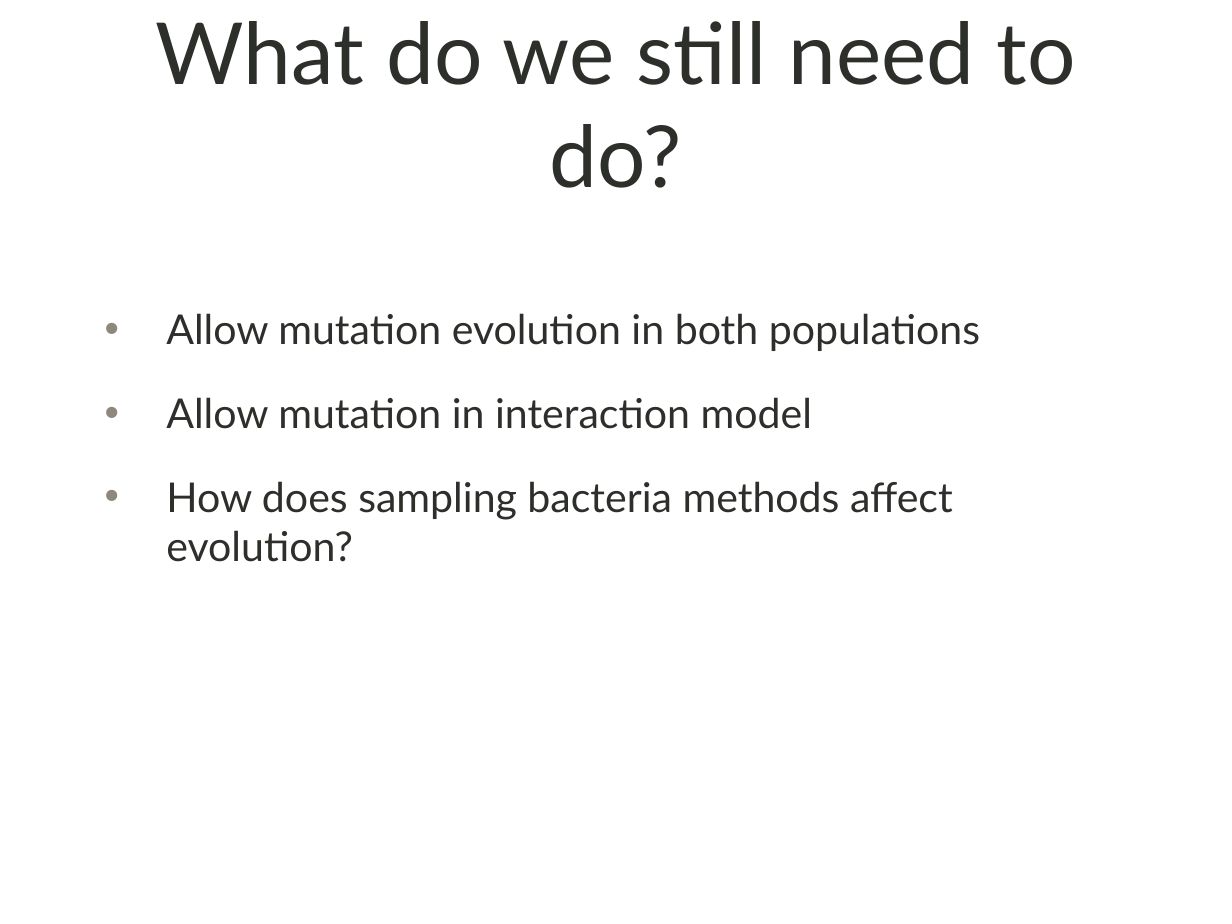
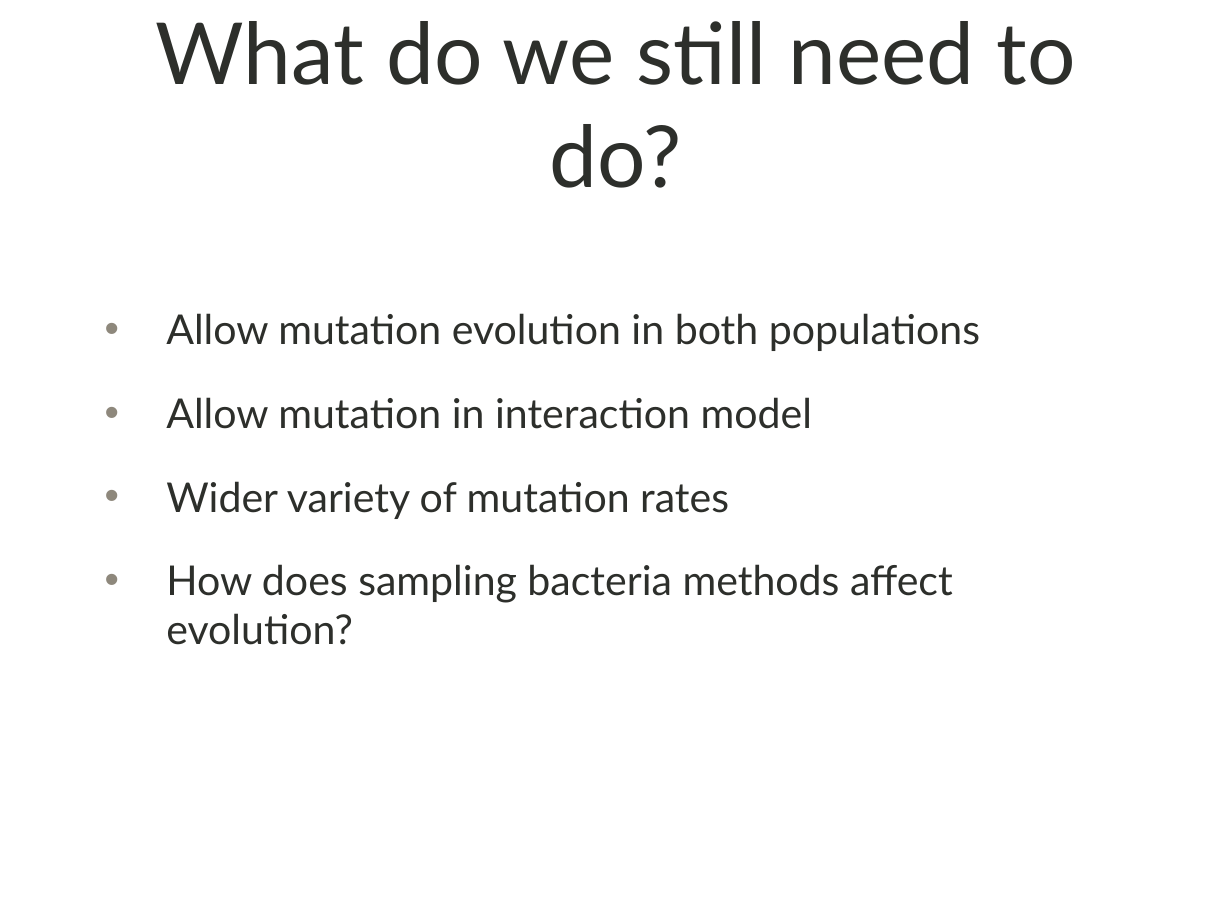
Before and after one commit to shankl/EvoComp_FinalProject, a slide deck: slide 17 of presentation.pptx (slide 13 before the commit). Drawn at 1232x924 pixels with LibreOffice and Linux fonts; fonts in the diff are those of the drawing; background and template pictures are left out. Boxes give left, top, right and bottom in pixels: in the first picture for what was removed or moved away, otherwise in the second. Text is boxed around its words. In the diff, an @@ line names an element or a change of style, - is before the commit and + after.

```diff
--- a/presentation.pptx
+++ b/presentation.pptx
@@ text at [166,481,729,519]: paragraph added @@
+• Wider variety of mutation rates
```
Also in this commit, not shown: 5 other slides changed, 4 slides added, 2 other files.
